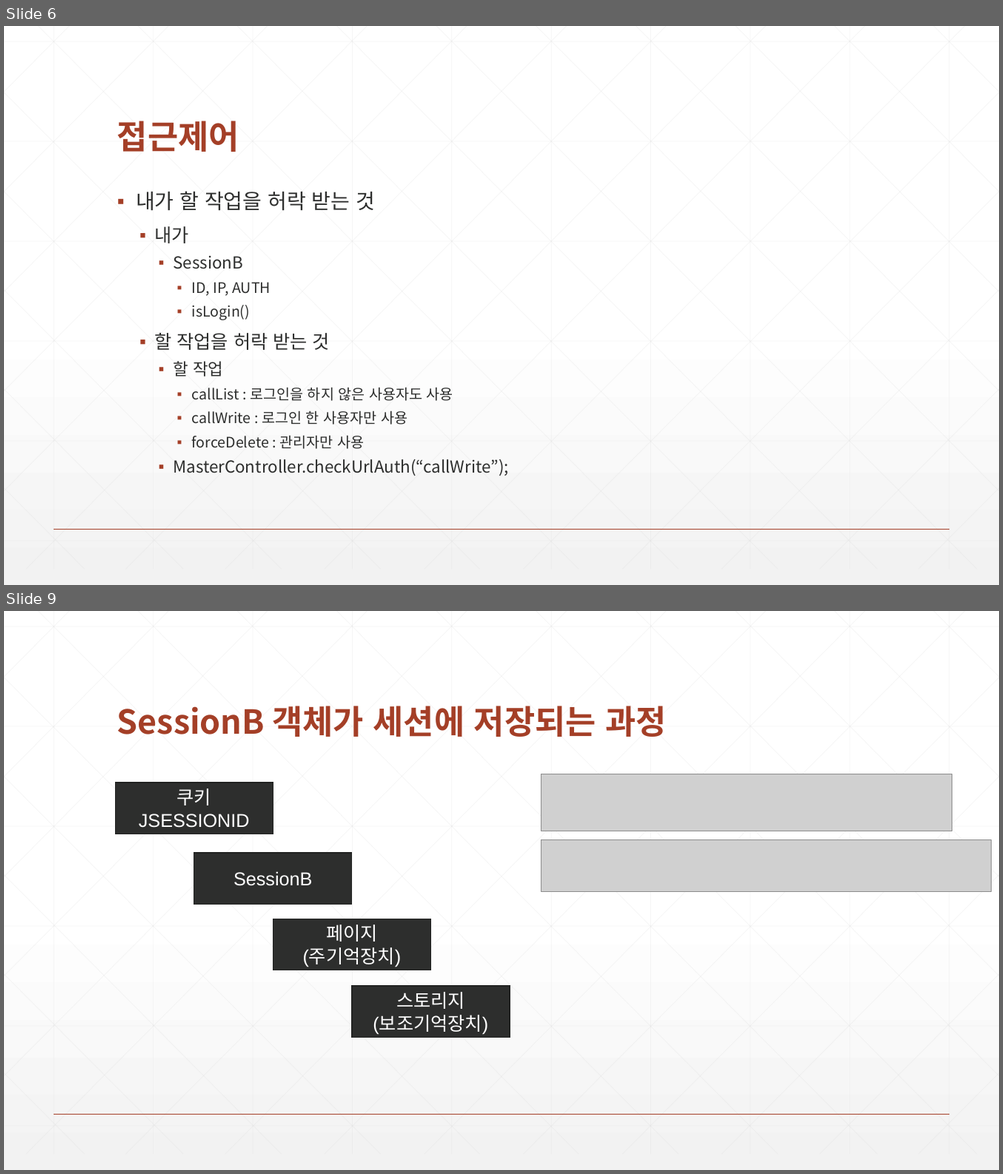
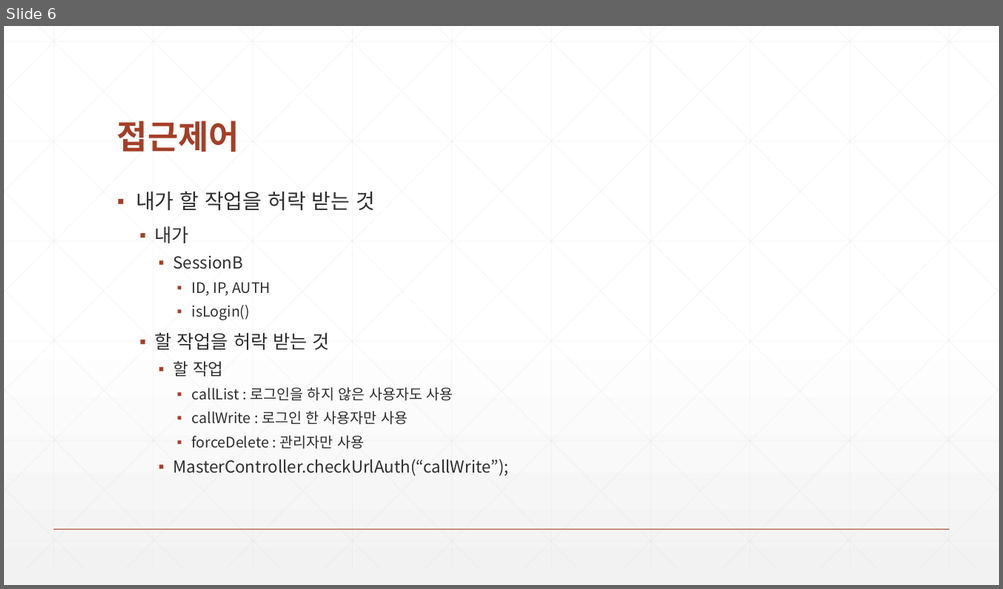
Before and after one commit to zeroshift01/code5, a slide deck: inflearn05/doc/5.인증과 접근제어 기능을 구현합니다..pptx. Shown one above the other, each under a label of ours: slides 6 and 9 before the commit, slide 6 after it; the slides between them are not shown. The pictures are 1003x1174 and 1003x589 pixels, drawn with LibreOffice and Linux fonts; fonts in the diff are those of the drawing; grey boxes stand for pictures. Boxes give left, top, right and bottom in pixels: in the first picture for what was removed or moved away, otherwise in the second. Text is boxed around its words. In the diff, an @@ line names an element or a change of style, - is before the commit and + after.

```diff
--- a/inflearn05/doc/5.인증과 접근제어 기능을 구현합니다..pptx
+++ b/inflearn05/doc/5.인증과 접근제어 기능을 구현합니다..pptx
@@ slide 9 removed at bbox=[4, 611, 999, 1170], background gradient #FFFFFF to #F2F2F2; not listed: 47 template elements that a slide beside it also shows @@
@@ title removed at bbox=[117, 706, 666, 737] @@
-SessionB 객체가 세션에 저장되는 과정
@@ rectangle removed at bbox=[115, 783, 273, 834] @@
-쿠키
-JSESSIONID
@@ picture removed at bbox=[540, 775, 951, 831] @@
@@ rectangle removed at bbox=[194, 853, 352, 904] @@
-SessionB
@@ picture removed at bbox=[540, 840, 991, 891] @@
@@ rectangle removed at bbox=[273, 919, 430, 971] @@
-페이지
-(주기억장치)
@@ rectangle removed at bbox=[352, 986, 509, 1038] @@
-스토리지
-(보조기억장치)
```
Also in this commit, not shown: 3 slides changed, 1 other slide removed, 8 other files.
